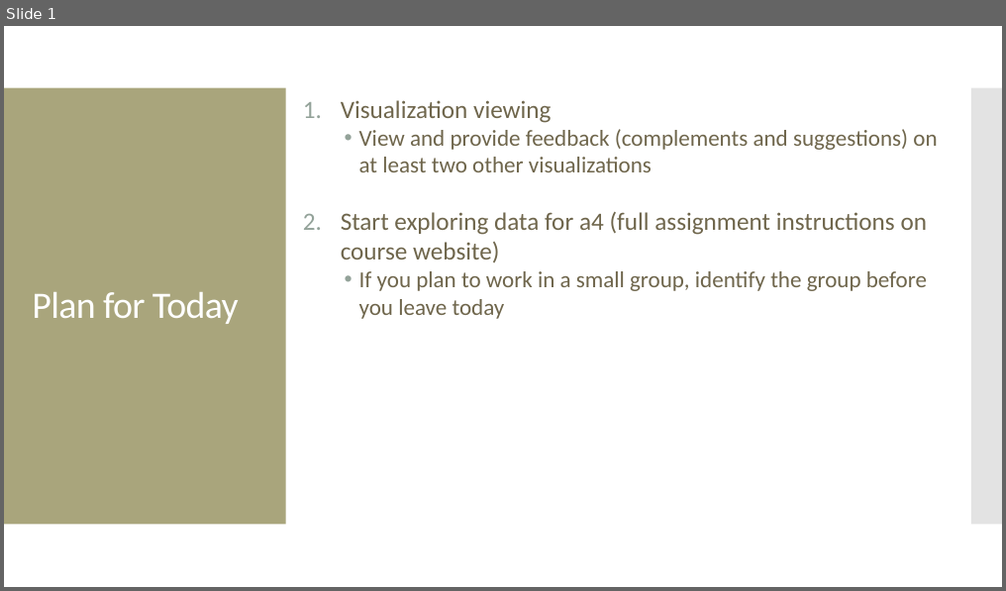
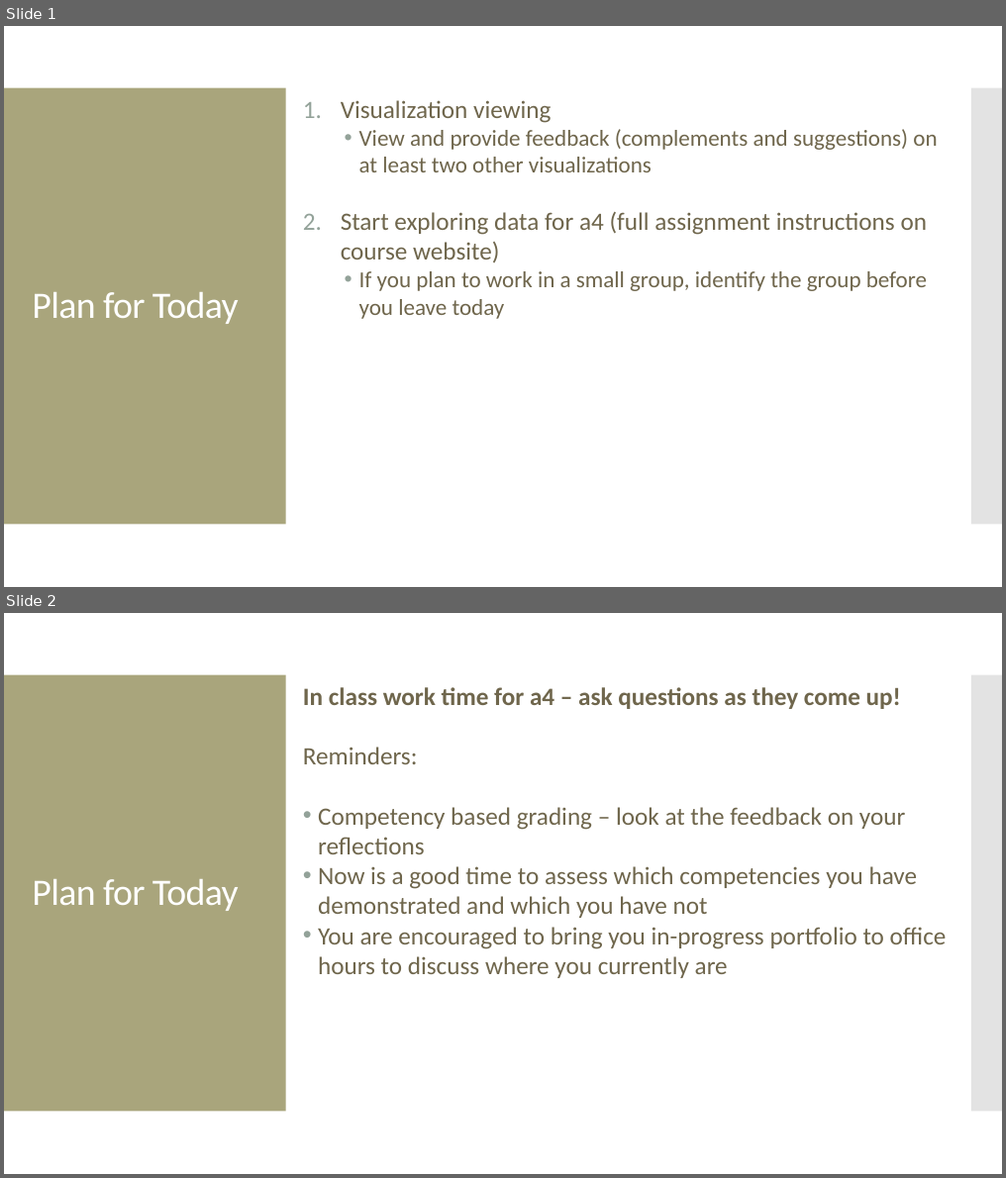
Before and after one commit to amosca01/SDS-CSC109, a slide deck: slides/00-instructions.pptx. Shown one above the other, each under a label of ours: slide 1 before the commit, slides 1 and 2 after it. The pictures are 1006x591 and 1006x1178 pixels, drawn with LibreOffice and Linux fonts; fonts in the diff are those of the drawing. Boxes give left, top, right and bottom in pixels: in the first picture for what was removed or moved away, otherwise in the second. Text is boxed around its words. In the diff, an @@ line names an element or a change of style, - is before the commit and + after.

```diff
--- a/slides/00-instructions.pptx
+++ b/slides/00-instructions.pptx
@@ slide 2 added at (x1=4, y1=613, x2=1002, y2=1174), background #FFFFFF; not listed: 2 template elements that a slide beside it also shows @@
@@ text added at (x1=303, y1=687, x2=946, y2=978), 24 pt, text #6F664C @@
+In class work time for a4 – ask questions as they come up!
+Reminders:
+• Competency based grading – look at the feedback on your reflections
+• Now is a good time to assess which competencies you have demonstrated and which you have not
+• You are encouraged to bring you in-progress portfolio to office hours to discuss where you currently are
@@ title added at (x1=32, y1=879, x2=239, y2=911), 36 pt, text #FFFFFF @@
+Plan for Today
```
Also in this commit, not shown: 3 other files.
